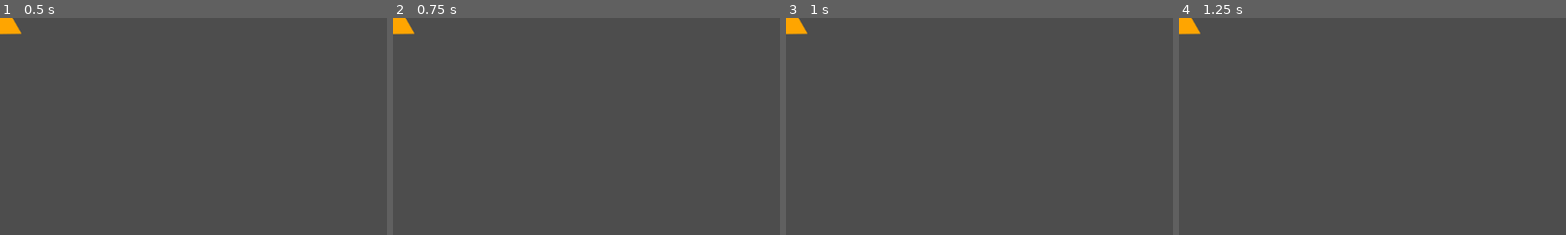
Above: before the commit, frames 1-4 (left to right).
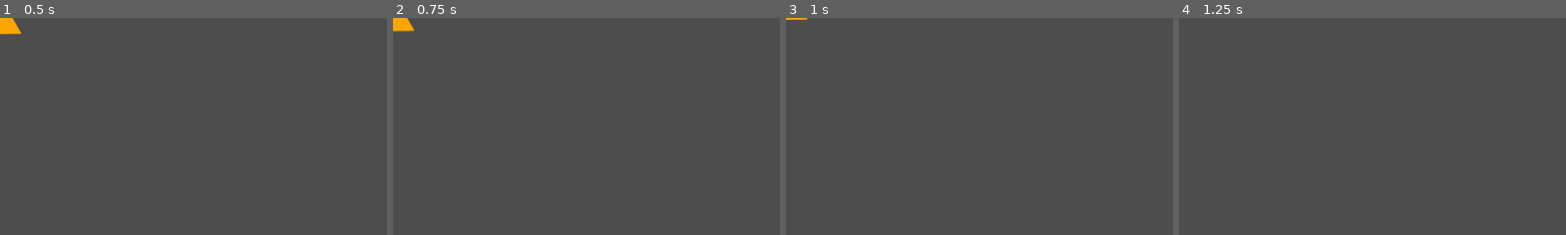
Above: after the commit, the same moments.

Repository: tsraveling/dog-fight
Game: Godot game, scene res://prototypes/flight-model/ship/proto-ship.tscn
Two runs of this game, one before a commit and one after it. Both use one fixed random seed, a clock stepped at 60 frames per second and the inputs below.
Inputs:
- Up to frame 1 (0.5 s): no input
- Up to frame 2 (0.75 s): tap Enter at 0.5 s; hold W (move_up) from 0.53 s (still down)
- Up to frame 3 (1 s): keep holding W (move_up)
- Up to frame 4 (1.25 s): keep holding W (move_up)
The pictures show only the part of the screen within x 0-50%, y 0-50%; the shares and areas given below are measured in that part.

Frame 1 is identical in both runs. In frame 2, 0.1% of the frame differs, in the area x 0-6%, y 0-8%; in frame 3, 0.3%; in frame 4, 0.3%.

Commit message:
added ship thrust

Diff:
--- a/client/prototypes/flight-model/ship/proto_ship.gd
+++ b/client/prototypes/flight-model/ship/proto_ship.gd
@@ -1,9 +1,10 @@
 extends CharacterBody2D
 
-
 const SPEED = 300.0
+@export var THRUST_FORCE: float = 200.0
 
 func _physics_process(delta: float) -> void:
-	# STUB: Put ship movement here
-	pass
-	# move_and_slide()
+	if Input.is_action_pressed("move_up"):
+		velocity += Vector2(0, -THRUST_FORCE * delta)  # Apply thrust
+
+	move_and_slide()
